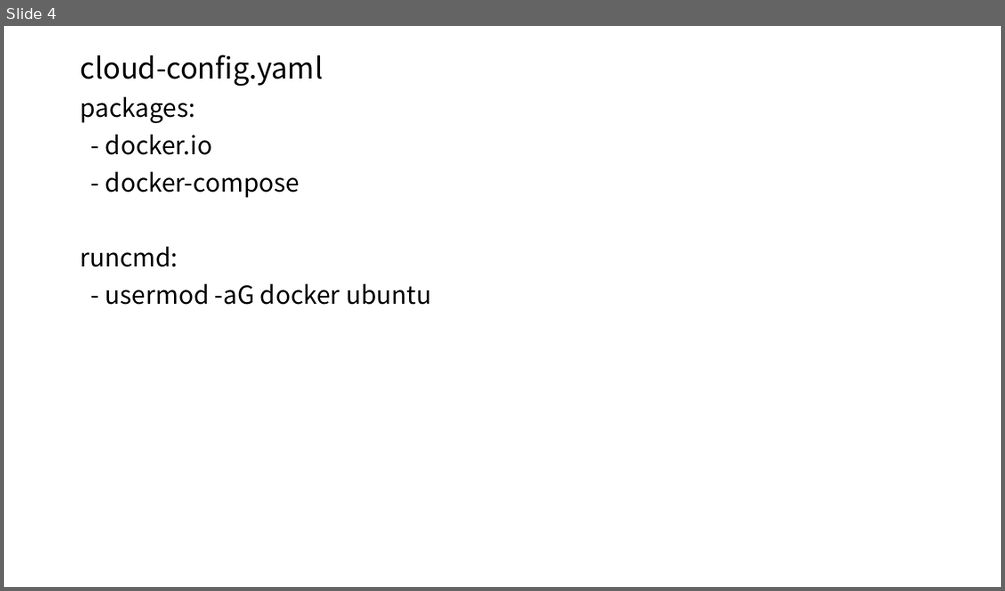
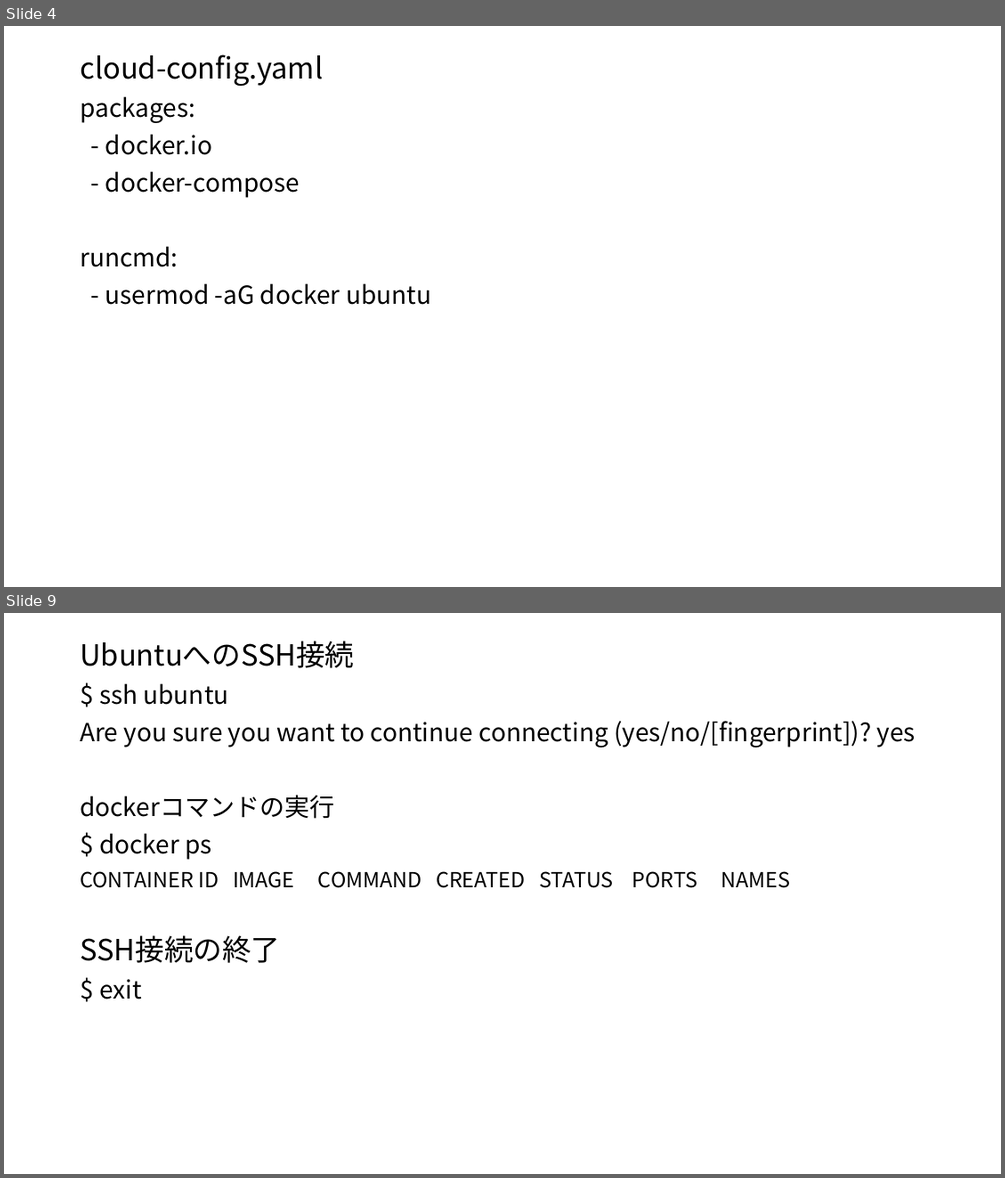
Before and after one commit to higayasuo/scripts, a slide deck: curriculum/1_preparation/1_docker_mac.pptx. Shown one above the other, each under a label of ours: slide 4 before the commit, slides 4 and 9 after it; the slides between them are not shown. The pictures are 1005x591 and 1005x1178 pixels, drawn with LibreOffice and Linux fonts; fonts in the diff are those of the drawing. Boxes give left, top, right and bottom in pixels: in the first picture for what was removed or moved away, otherwise in the second. Text is boxed around its words. In the diff, an @@ line names an element or a change of style, - is before the commit and + after.

Commit message:
Fix 1_docker_mac.pptx

```diff
--- a/curriculum/1_preparation/1_docker_mac.pptx
+++ b/curriculum/1_preparation/1_docker_mac.pptx
@@ slide 9 added at box(4, 613, 1001, 1174), background #FFFFFF @@
@@ text added at box(80, 641, 915, 888), 24 pt, text #000000 @@
+UbuntuへのSSH接続
+$ ssh ubuntu
+Are you sure you want to continue connecting (yes/no/[fingerprint])? yes
+dockerコマンドの実行
+$ docker ps
+CONTAINER ID IMAGE COMMAND CREATED STATUS PORTS NAMES
+SSH接続の終了
+$ exit
```
Also in this commit, not shown: 1 slide changed, 3 other slides added, 3 other files.
